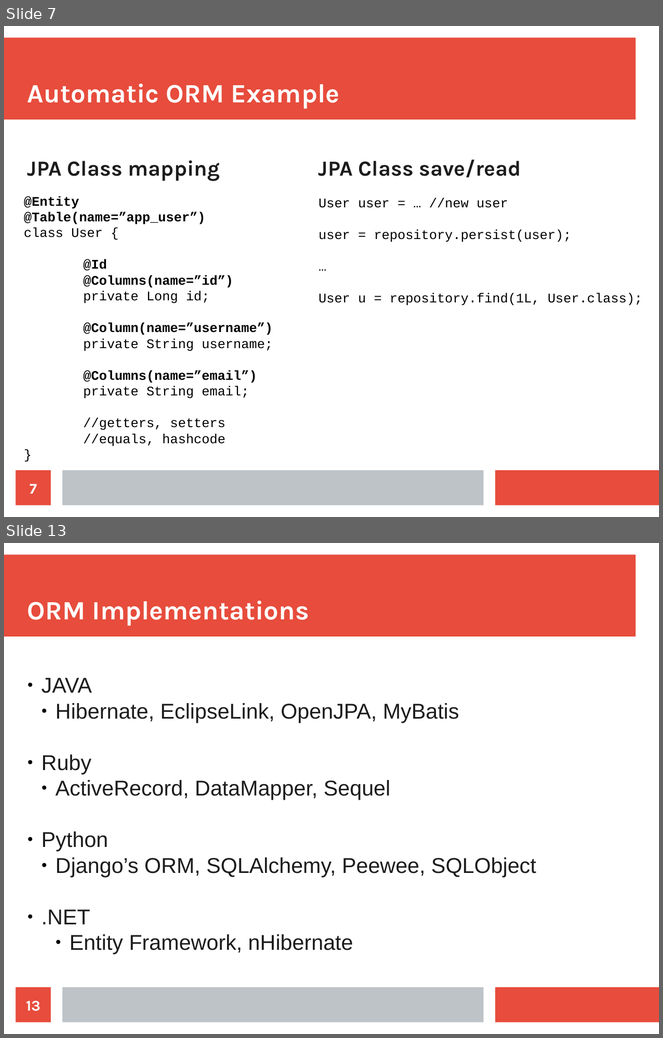
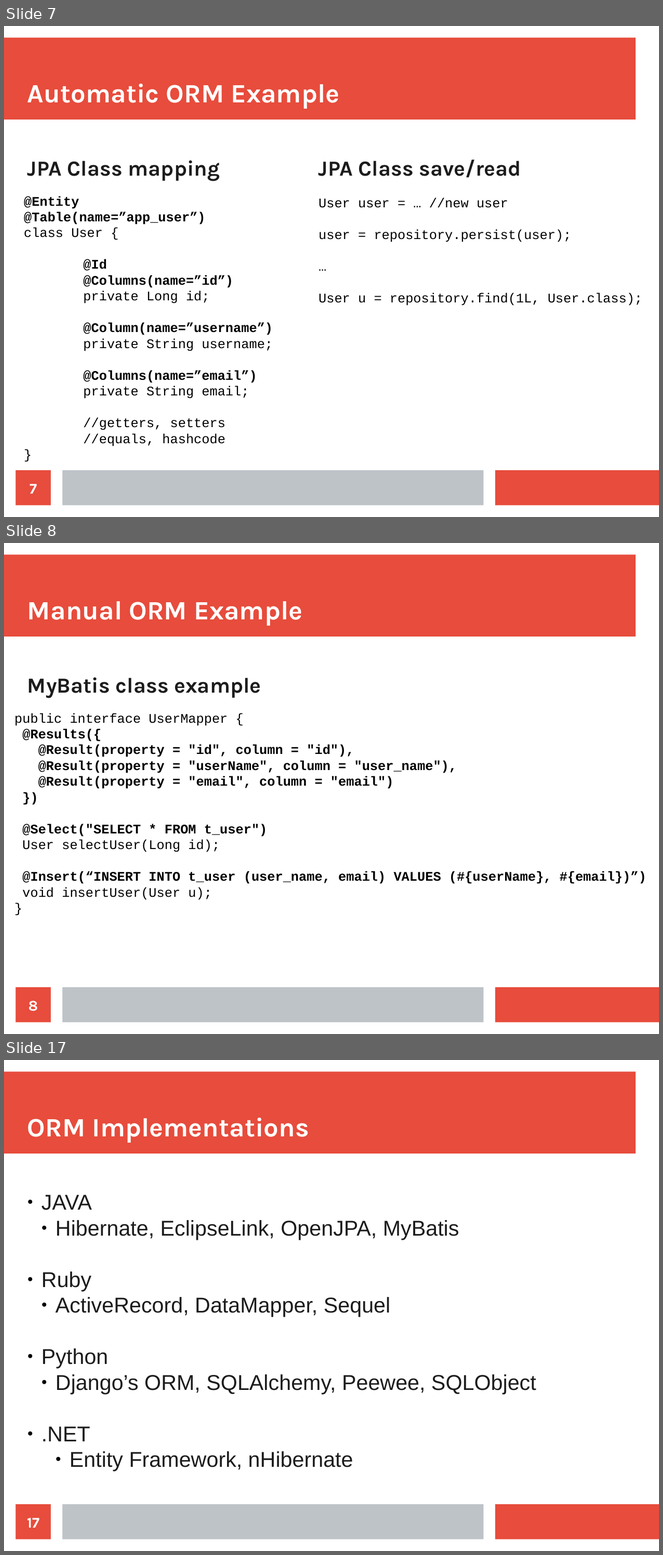
Before and after one commit to maxotta/pia-labs, a slide deck: lectures/persistence.odp. Shown one above the other, each under a label of ours: slides 7 and 13 before the commit, slides 7, 8 and 17 after it; the slides between them are not shown. The pictures are 663x1038 and 663x1555 pixels, drawn with LibreOffice and Linux fonts; fonts in the diff are those of the drawing. Boxes give left, top, right and bottom in pixels: in the first picture for what was removed or moved away, otherwise in the second. Text is boxed around its words. In the diff, an @@ line names an element or a change of style, - is before the commit and + after.

```diff
--- a/lectures/persistence.odp
+++ b/lectures/persistence.odp
@@ slide 8 added at <box>4,543,659,1034</box>, background #FFFFFF; not listed: 3 template elements that a slide beside it also shows @@
@@ title added at <box>27,601,302,626</box>, 32 pt, text #FFFFFF, bold @@
+Manual ORM Example
@@ text added at <box>27,677,261,698</box>, 26 pt, text #1C1C1C, bold @@
+MyBatis class example
@@ text added at <box>14,713,647,900</box>, 16 pt, text #000000, bold @@
+public interface UserMapper {
+@Results({
+@Result(property = "id", column = "id"),
+@Result(property = "userName", column = "user_name"),
+@Result(property = "email", column = "email")
+})
+@Select("SELECT * FROM t_user")
+User selectUser(Long id);
+@Insert(“INSERT INTO t_user (user_name, email) VALUES (#{userName}, #{email})”)
+void insertUser(User u);
+}
@@ page number added at <box>16,988,51,1023</box>, fill #E74C3C, 18 pt, text #FFFFFF, bold @@
+8
@@ what was slide 13 is now slide 17 @@
@@ page number at <box>27,1518,39,1528</box>: text changed @@
-13
+17
```
Also in this commit, not shown: 3 slides changed, 15 other slides added, 2 slides removed.
